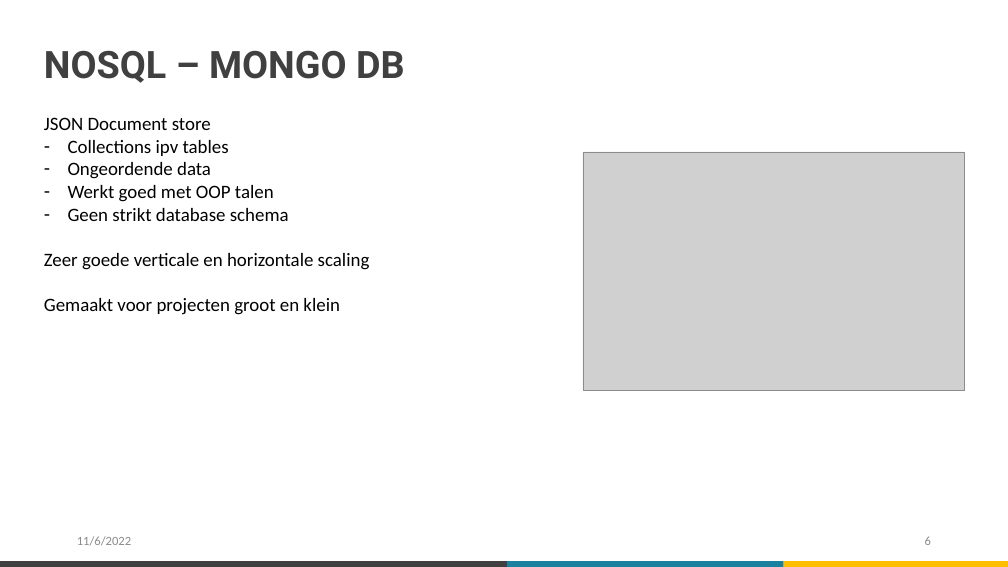
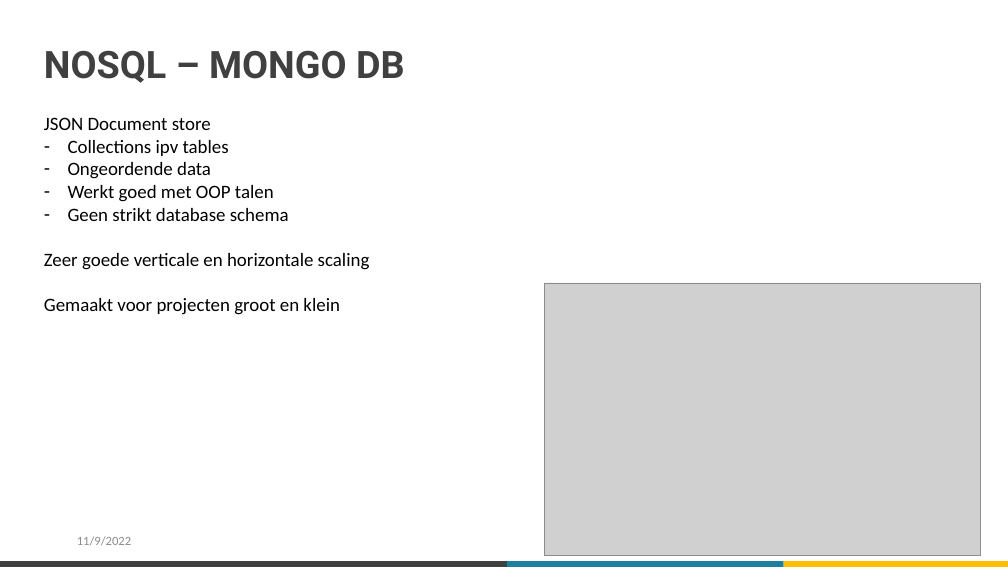
Before and after one commit to maximderboven/datawarehouse, a slide deck: slide 6 of Presentatie.pptx. Drawn at 1008x567 pixels with LibreOffice and Linux fonts; fonts in the diff are those of the drawing; grey boxes stand for pictures. Boxes give left, top, right and bottom in pixels: in the first picture for what was removed or moved away, otherwise in the second. Text is boxed around its words. In the diff, an @@ line names an element or a change of style, - is before the commit and + after.

```diff
--- a/Presentatie.pptx
+++ b/Presentatie.pptx
@@ picture: place and size @@
-picture at bbox=[583, 152, 965, 391]
+picture at bbox=[544, 283, 981, 556]
@@ text at bbox=[77, 536, 131, 545]: text changed @@
-11/6/2022
+11/9/2022
@@ page number removed at bbox=[925, 536, 931, 545] @@
-6
```
Also in this commit, not shown: 5 other slides changed, 1 slide removed.
